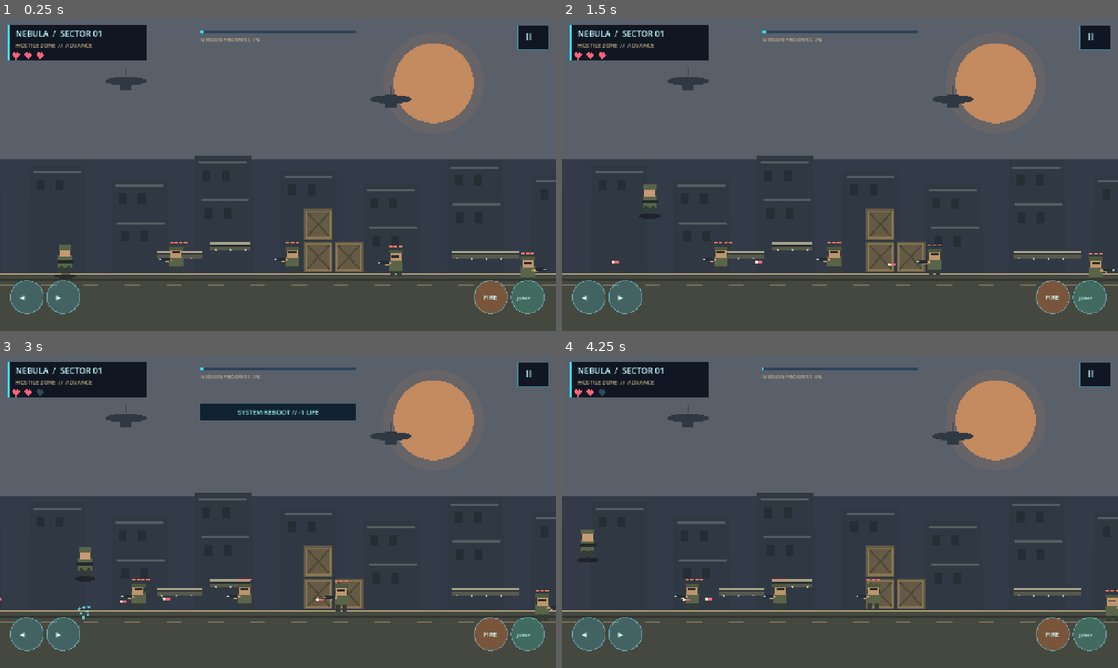
Above: before the commit, frames 1-4 (two rows, left to right).
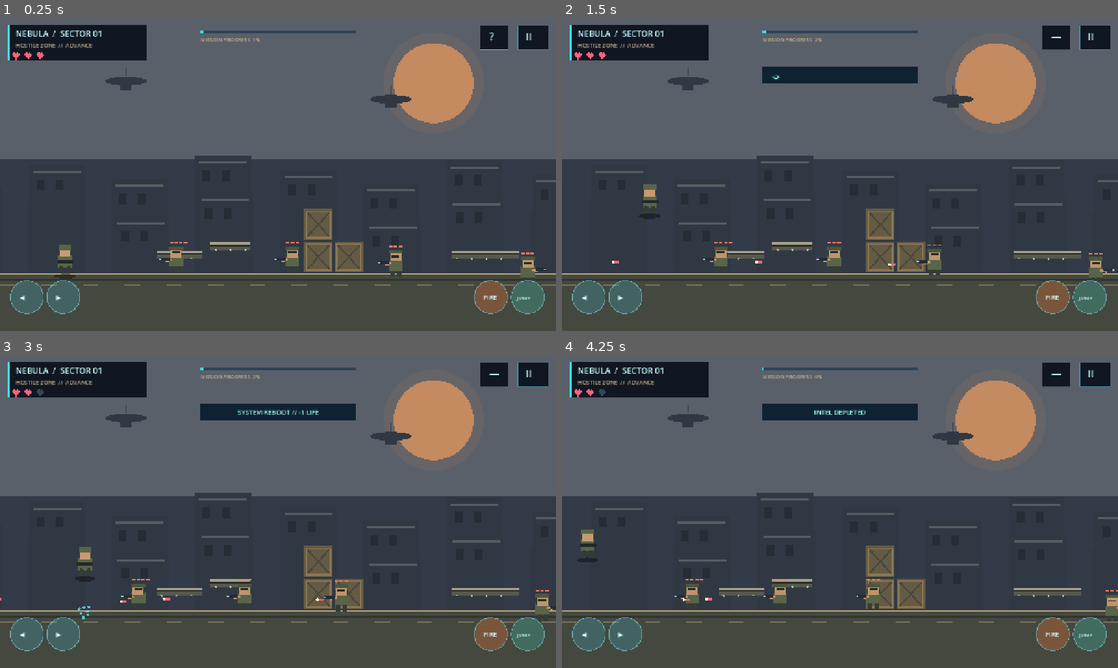
Above: after the commit, the same moments.

Repository: aigptdepai-collab/Game
Game: Godot game, scene res://scenes/main.tscn
The game is run twice, just before and just after one commit, with the same random seed, the same clock (stepped at 60 frames per second) and the same inputs.
Inputs (mouse positions are in pixels of both pictures, inside the frame that each line leads up to):
- Up to frame 1 (0.25 s): no input
- Up to frame 2 (1.5 s): tap Enter (ui_accept) at 0.5, 0.77, 1.25 s; move the mouse to (962, 158) at 0.52 s; hold D 0.53-1.28 s; tap H at 0.6 s; click (962, 158) at 0.67 s; tap P at 0.8, 1.35 s; move the mouse to (728, 190) at 1.27 s; hold A from 1.28 s (still down)
- Up to frame 3 (3 s): tap Enter (ui_accept) at 1.52, 2.75 s; tap H at 1.55, 2.1 s; move the mouse to (333, 442) at 2.02 s; release A at 2.03 s; hold D 2.03-2.78 s; tap P at 2.3, 2.85 s; move the mouse to (250, 574) at 2.77 s; hold W from 2.78 s (still down); click (250, 574) at 2.92 s
- Up to frame 4 (4.25 s): tap Enter (ui_accept) at 3.02, 3.77 s; tap H at 3.05 s; move the mouse to (1006, 558) at 3.52 s; release W at 3.53 s; hold A from 3.53 s (still down); hold Space from 3.53 s (still down); tap P at 3.8 s; tap Escape at 4.15 s

The runs differ from the first frame. In frame 1, 0.4% of the frame differs, in the area x 86-92%, y 2-11%; in frame 2, 1.9%, in the area x 36-92%, y 2-21%; in frame 3, 0.4%; in frame 4, 1.9%.

Commit message:
Add one-use minimal smart hint to NEBULA

Diff:
--- a/scripts/main.gd
+++ b/scripts/main.gd
@@ -29,6 +29,8 @@
 var damage_flash: float = 0.0
 var notice_timer: float = 0.0
 var notice_text: String = ""
+var smart_hint_used: bool = false
+var smart_hint_text: String = "الگوی شلیک دشمن را زیر نظر بگیر؛ عجله نکن."
 var touch_actions: Dictionary = {}
 var keyboard_jump_was_down: bool = false
 var particles: Array[Dictionary] = []
@@ -297,6 +299,9 @@
                 if _point_in_rect(pos, Rect2(size.x * 0.34, size.y * 0.48, size.x * 0.32, 62)):
                     _restart_level()
                 return
+            if _point_in_rect(pos, Rect2(size.x - 174, 18, 64, 54)):
+                _show_smart_hint()
+                return
             if _point_in_rect(pos, Rect2(size.x - 94, 18, 72, 58)):
                 game_state = "paused"
                 return
@@ -312,7 +317,9 @@
         else:
             touch_actions.erase(event.index)
     elif event is InputEventKey and event.pressed and not event.echo:
-        if event.keycode == KEY_ESCAPE or event.keycode == KEY_P:
+        if event.keycode == KEY_H and game_state == "playing":
+            _show_smart_hint()
+        elif event.keycode == KEY_ESCAPE or event.keycode == KEY_P:
             if game_state == "playing":
                 game_state = "paused"
             elif game_state == "paused":
@@ -504,6 +511,7 @@
     collected = 0
     checkpoint_x = 150.0
     checkpoint_reached = false
+    smart_hint_used = false
     invulnerable_timer = 0.0
     game_state = "playing"
     for i in range(collected_cells.size()):
@@ -519,6 +527,14 @@
 func _show_notice(message: String) -> void:
     notice_text = message
     notice_timer = 2.0
+
+func _show_smart_hint() -> void:
+    if smart_hint_used:
+        _show_notice("INTEL DEPLETED")
+        return
+    smart_hint_used = true
+    _show_notice(smart_hint_text)
+    notice_timer = 3.0
 
 func _spawn_burst(at: Vector2, color: Color, amount: int) -> void:
     for i in range(amount):
@@ -747,6 +763,9 @@
     draw_rect(Rect2(size.x * 0.36, 28, size.x * 0.28, 8), Color(0.16, 0.25, 0.34, 0.9))
     draw_rect(Rect2(size.x * 0.36, 28, size.x * 0.28 * progress, 8), Color("#35d9e8"))
     draw_string(ThemeDB.fallback_font, Vector2(size.x * 0.36, 54), "MISSION PROGRESS  %d%%" % int(progress * 100.0), HORIZONTAL_ALIGNMENT_LEFT, -1, 12, Color("#d0b58b"))
+    draw_rect(Rect2(size.x - 174, 18, 64, 54), Color(0.015, 0.045, 0.09, 0.86))
+    draw_rect(Rect2(size.x - 174, 18, 64, 54), Color("#35d9e8") if not smart_hint_used else Color("#42515b"), false, 2.0)
+    draw_string(ThemeDB.fallback_font, Vector2(size.x - 154, 52), "?" if not smart_hint_used else "—", HORIZONTAL_ALIGNMENT_LEFT, -1, 25, Color("#c5fbff"))
     draw_rect(Rect2(size.x - 88, 18, 70, 54), Color(0.015, 0.045, 0.09, 0.86))
     draw_rect(Rect2(size.x - 88, 18, 70, 54), Color(0.2, 0.7, 0.8, 0.5), false, 2.0)
     draw_string(ThemeDB.fallback_font, Vector2(size.x - 70, 51), "II", HORIZONTAL_ALIGNMENT_LEFT, -1, 24, Color("#c5fbff"))
